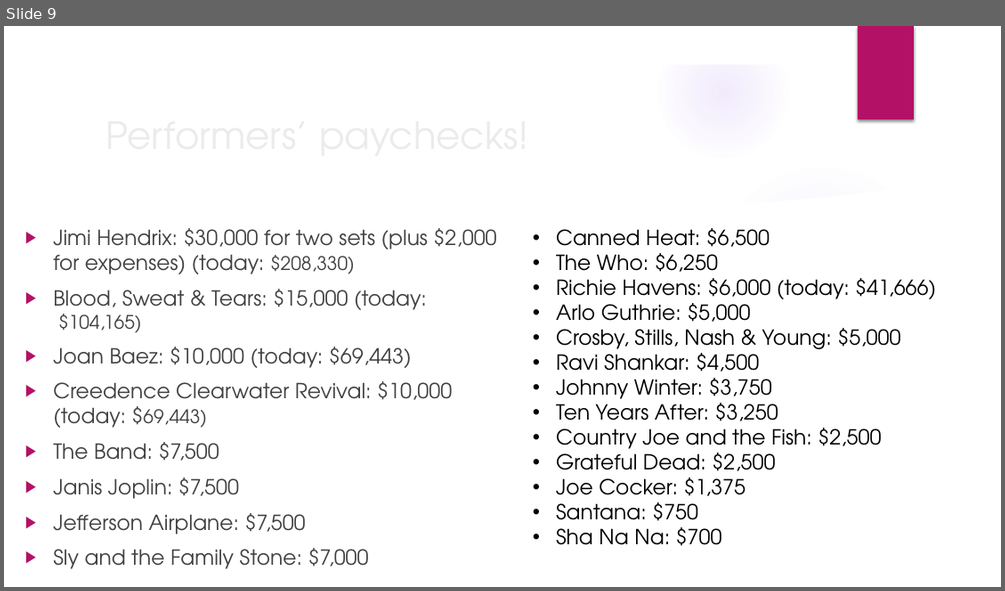
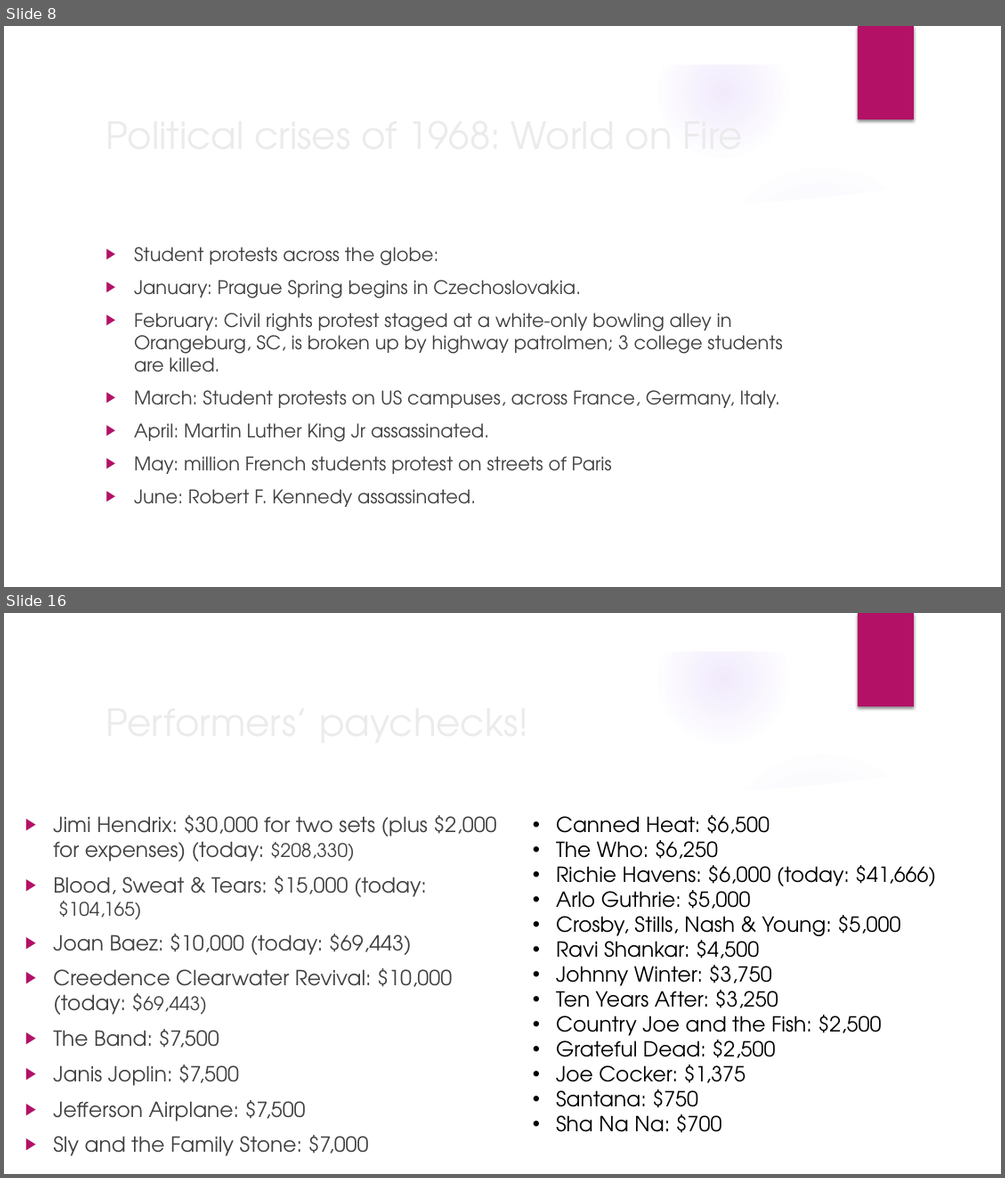
Before and after one commit to mrbaker1917/website, a slide deck: ASMU432/ppts/The late 1960s.pptx. Shown one above the other, each under a label of ours: slide 9 before the commit, slides 8 and 16 after it; the slides between them are not shown. The pictures are 1005x591 and 1005x1178 pixels, drawn with LibreOffice and Linux fonts; fonts in the diff are those of the drawing; background and template pictures are left out. Boxes give left, top, right and bottom in pixels: in the first picture for what was removed or moved away, otherwise in the second. Text is boxed around its words. In the diff, an @@ line names an element or a change of style, - is before the commit and + after.

```diff
--- a/ASMU432/ppts/The late 1960s.pptx
+++ b/ASMU432/ppts/The late 1960s.pptx
@@ slide 8 added at [4,26,1001,587], background picture (left out); not listed: 9 template elements that a slide beside it also shows @@
@@ title added at [98,105,815,163], 36 pt, text #EBEBEB @@
+Political crises of 1968: World on Fire
@@ text added at [134,247,782,507], 18 pt, text #404040 @@
+▶ Student protests across the globe:
+▶ January: Prague Spring begins in Czechoslovakia.
+▶ February: Civil rights protest staged at a white-only bowling alley in Orangeburg, SC, is broken up by highway patrolmen; 3 college students are killed.
+▶ March: Student protests on US campuses, across France, Germany, Italy.
+▶ April: Martin Luther King Jr assassinated.
+▶ May: million French students protest on streets of Paris
+▶ June: Robert F. Kennedy assassinated.
@@ what was slide 9 is now slide 16 @@
```
Also in this commit, not shown: 2 slides changed, 8 other slides added, 5 other files.
